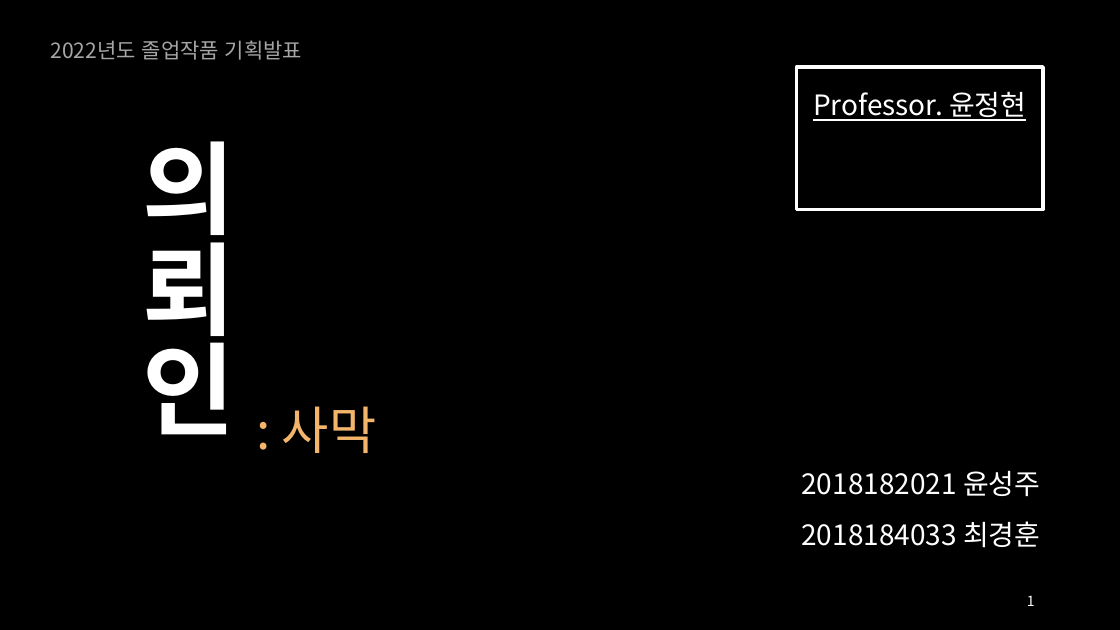
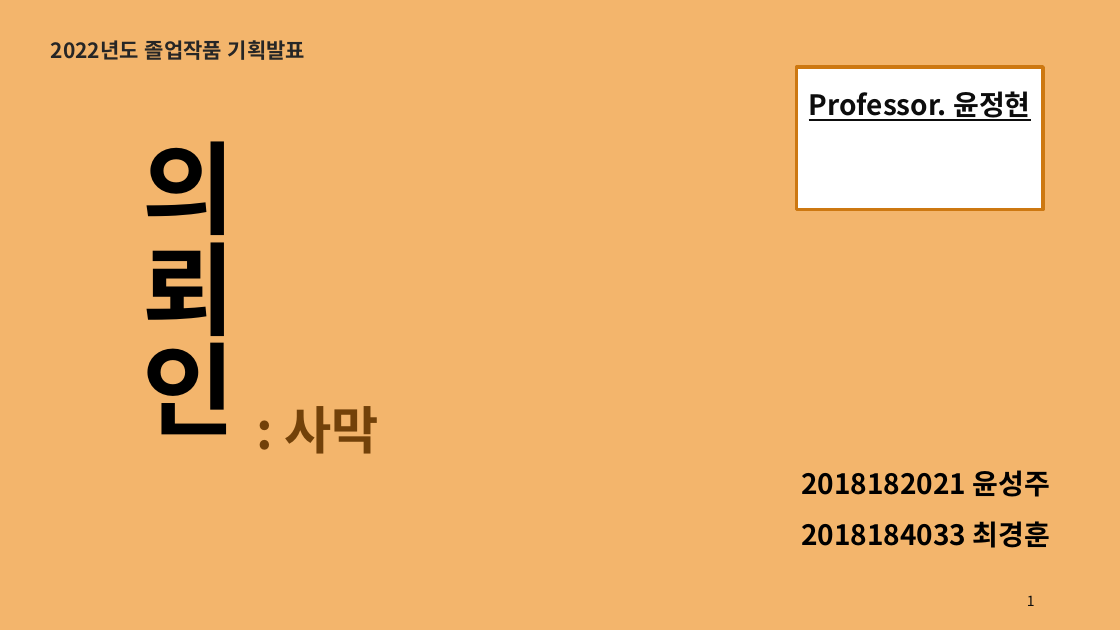
Before and after one commit to rg7155/2022KPU_GameProject, a slide deck: slide 1 of 의뢰인.pptx. Drawn at 1120x630 pixels with LibreOffice and Linux fonts; fonts in the diff are those of the drawing. Boxes give left, top, right and bottom in pixels: in the first picture for what was removed or moved away, otherwise in the second. Text is boxed around its words. In the diff, an @@ line names an element or a change of style, - is before the commit and + after.

```diff
--- a/의뢰인.pptx
+++ b/의뢰인.pptx
@@ background #000000 to #F3B56C @@
@@ text "2022년도 졸업작품 기획발표" at [51,40,305,60]: text colour #A6A6A6 to #262626, bold on @@
@@ subtitle "Professor. 윤정현" at [797,67,1043,210]: text colour #FFFFFF to #0D0D0D, bold on; fill none to #FFFFFF; outline #FFFFFF 3 pt to #CD7811 3 pt @@
@@ title "의뢰인" at [143,141,236,435]: text colour #FFFFFF to #000000 @@
@@ text ": 사막" at [284,406,378,454]: text colour #F3B56C to #724209, bold on @@
@@ text "2018182021 윤성주" at [801,470,1050,548]: text colour #FFFFFF to #000000, bold on @@
@@ page number at [1027,595,1035,606]: text colour #FFFFFF to #0D0D0D @@
```
Also in this commit, not shown: 14 other slides changed, 1 slide added, 1 slide removed.
